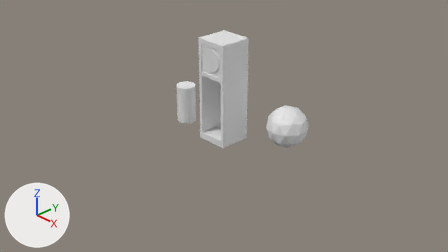
One commit to the Blender file blender/clock.blend: the scene before it, then after it.
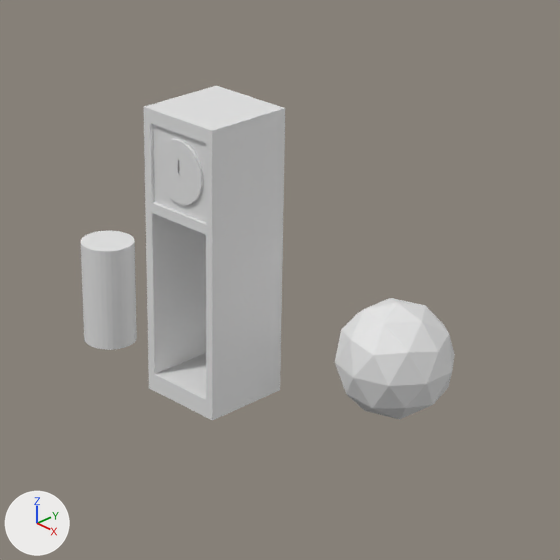
Each version is shown from the file's camera 'Camera', then close up on the part from 33% to 77% of the width and 0% to 78% of the height. The axes (+X, +Y, +Z) are drawn at lower left. The lights are the same throughout.

In view in the first close-up: 'box', 'clock face'.
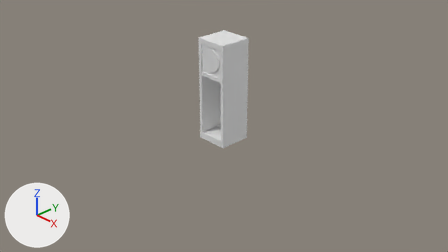
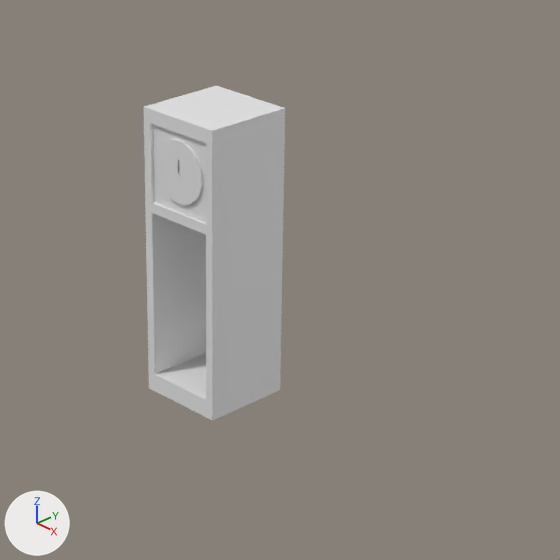
Edits to the bpy script that builds the scene:
```text
Change me_cube_005:
    where me_cube_005.from_pydata(...)  # 220 vertices, 164 faces; spans x -1.22..1.36, y -0.3..0.98, z -0.3..1.46
    used by ob_clock_face; location = (0.0, 0.0, 0.0)
    me_cube_005 part 1: the loose piece of 64 vertices spanning x -1.22..-0.86, y -0.18..0.18, z -0.3..0.42 is deleted
    me_cube_005 part 2: the loose piece of 42 vertices spanning x 0.64..1.36, y 0.22..0.98, z -0.3..0.46 is deleted
```

Boxes [x1, y1, x2, y2] around the edits, measured in the close-ups (560 x 560 px):
'clock face', reshaped (87% narrower, 76% shorter): before [81, 139, 455, 420]; after [156, 139, 204, 205]
part 1 of me_cube_005, deleted: before [81, 231, 137, 350]
part 2 of me_cube_005, deleted: before [335, 298, 455, 420]
